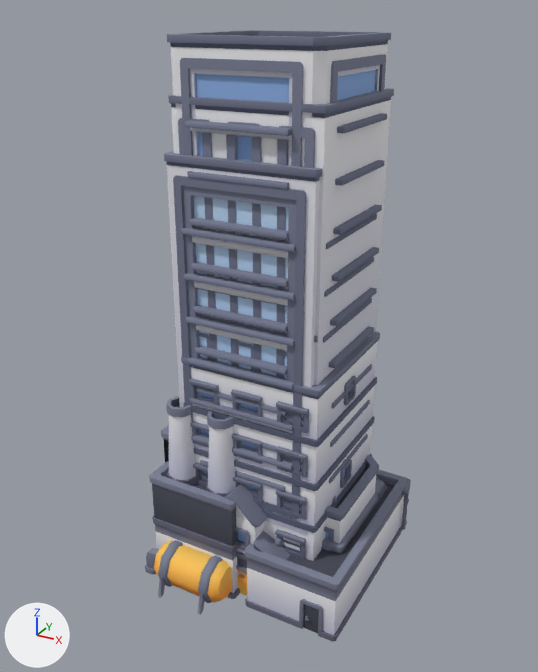
The glTF model public/models/city.glb, before and after one commit.
One viewpoint serves both versions: a camera (50 mm lens) standing at (2.69, -5.09, 4.64) and looking at (0.0, -0.2, 2.2). Every picture has the same lights, and +X, +Y and +Z are marked at lower left. The picture after the commit comes second. Where no turn or scale is listed for an object, it has been applied to the vertices. Vertices at exactly the same position are counted once.

Objects in the first picture: 'low-commercial-b', 'mid-industrial-a', 'mid-industrial-b', 'mid-industrial-c', 'tall-commercial-a', 'tall-commercial-b', 'tall-skyscraper-a', 'tall-skyscraper-b', 'tall-skyscraper-c', 'tall-skyscraper-e' and 1 more.
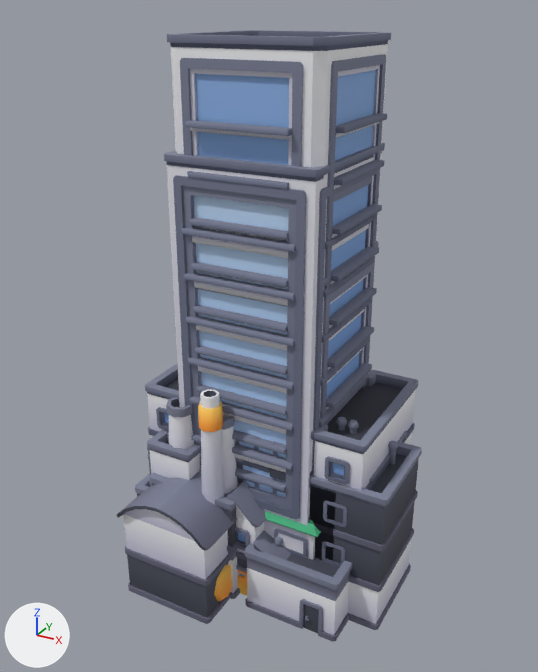
Pixel boxes (x1, y1, x2, y2) of what changed, in the pictures (538 x 672 px):
'tall-skyscraper-e', deleted: before (168, 88, 394, 386)
'tall-commercial-a', reshaped, moved, rescaled (mostly hidden afterwards): before (181, 331, 380, 561); after (233, 370, 372, 496)
'mid-industrial-d', added: after (116, 389, 238, 624)
'low-industrial-b', added: after (135, 441, 422, 630)
'mid-commercial-e', added: after (145, 364, 419, 577)
'suburban-f', added: after (265, 511, 321, 559)
'tall-commercial-b', deleted (mostly hidden): before (198, 314, 318, 377)
'mid-commercial-f', added (mostly hidden): after (369, 430, 407, 483)
part 1 of me_tall_commercial_a, rebuilt (mostly hidden afterwards): before (181, 331, 380, 561); after (237, 477, 286, 496)
part 2 of me_tall_commercial_a, added (mostly hidden): after (233, 370, 372, 485)
'mid-industrial-b', unchanged, covered by the edit: before (149, 396, 378, 599); after (149, 398, 240, 599)
'tall-skyscraper-a', unchanged, uncovered by the edit: before (195, 287, 374, 491); after (195, 241, 379, 491)
'low-commercial-b', unchanged, covered by the edit: before (321, 455, 379, 552)

Diff of the bpy script that builds the scene:
```diff
--- a/public/models/city.glb.py
+++ b/public/models/city.glb.py
@@ me_tall_commercial_a @@
 # used by ob_tall_commercial_a; location = (0.0, 0.0, 1.14); scale = (1.14, 1.14, 1.14)
-me_tall_commercial_a.from_pydata(...)  # 1813 vertices, 3437 faces; spans x -0.6..0.6, y -0.62..0.62, z -1.0..1.0
+me_tall_commercial_a.from_pydata(...)  # 1307 vertices, 2518 faces; spans x -0.74..0.74, y -0.78..0.78, z -1.0..1.0
+# me_tall_commercial_a part 1: the loose piece of 1531 vertices spanning x -0.49..0.6, y -0.62..0.62, z -1.0..0.83 is rebuilt with 596 vertices and now spans x -0.74..0.74, y -0.78..0.75, z -0.52..0.43
+# me_tall_commercial_a part 2: a new loose piece of 407 vertices spanning x -0.74..0.74, y -0.78..0.75, z 0.43..1.0, in mat_atlasmaterial
+# other edits to the shape of me_tall_commercial_a do not show in these pictures
 me_tall_commercial_a.materials.append(mat_atlasmaterial)
@@ me_mid_industrial_d @@
+me_mid_industrial_d.from_pydata(...)  # 688 vertices, 1256 faces; spans x -0.49..0.49, y -0.71..0.71, z -0.95..0.95
+me_mid_industrial_d.materials.append(mat_atlasmaterial)
@@ me_mid_commercial_f @@
+me_mid_commercial_f.from_pydata(...)  # 1501 vertices, 2891 faces; spans x -1.04..1.04, y -0.47..0.47, z -0.74..0.74
+me_mid_commercial_f.materials.append(mat_atlasmaterial)
@@ me_mid_commercial_e @@
+me_mid_commercial_e.from_pydata(...)  # 2899 vertices, 5224 faces; spans x -1.04..1.04, y -0.67..0.67, z -0.85..0.85
+me_mid_commercial_e.materials.append(mat_atlasmaterial)
@@ me_low_industrial_b @@
+me_low_industrial_b.from_pydata(...)  # 1066 vertices, 1910 faces; spans x -1.24..1.24, y -0.64..0.64, z -0.7..0.7
+me_low_industrial_b.materials.append(mat_atlasmaterial)
@@ me_suburban_f @@
+me_suburban_f.from_pydata(...)  # 878 vertices, 1614 faces; spans x -0.714..0.714, y -0.703..0.703, z -0.569..0.569
+me_suburban_f.materials.append(mat_atlasmaterial)
@@ ob_tall_commercial_a @@
 ob_tall_commercial_a = bpy.data.objects.new('tall-commercial-a', me_tall_commercial_a)
-ob_tall_commercial_a.location = (0.0, 0.0, 1.14)
-ob_tall_commercial_a.scale = (1.14, 1.14, 1.14)
+ob_tall_commercial_a.location = (0.0, 0.0, 0.84)
+ob_tall_commercial_a.scale = (0.84, 0.84, 0.84)
@@ ob_tall_commercial_b @@
-ob_tall_commercial_b = bpy.data.objects.new('tall-commercial-b', me_tall_commercial_b)
-ob_tall_commercial_b.location = (0.0, 0.0, 1.58)
@@ ob_tall_skyscraper_e @@
-ob_tall_skyscraper_e = bpy.data.objects.new('tall-skyscraper-e', me_tall_skyscraper_e)
-ob_tall_skyscraper_e.location = (0.0, 0.0, 2.04)
@@ ob_mid_industrial_d @@
+ob_mid_industrial_d = bpy.data.objects.new('mid-industrial-d', me_mid_industrial_d)
+ob_mid_industrial_d.location = (-0.45, -0.56, 0.95)
@@ ob_mid_commercial_f @@
+ob_mid_commercial_f = bpy.data.objects.new('mid-commercial-f', me_mid_commercial_f)
+ob_mid_commercial_f.location = (0.0, 0.0, 0.74)
@@ ob_mid_commercial_e @@
+ob_mid_commercial_e = bpy.data.objects.new('mid-commercial-e', me_mid_commercial_e)
+ob_mid_commercial_e.location = (0.0, 0.0, 0.85)
@@ ob_low_industrial_b @@
+ob_low_industrial_b = bpy.data.objects.new('low-industrial-b', me_low_industrial_b)
+ob_low_industrial_b.location = (0.0, 0.0, 0.7)
@@ ob_suburban_f @@
+ob_suburban_f = bpy.data.objects.new('suburban-f', me_suburban_f)
+ob_suburban_f.location = (0.0, 0.0, 0.57)
```
